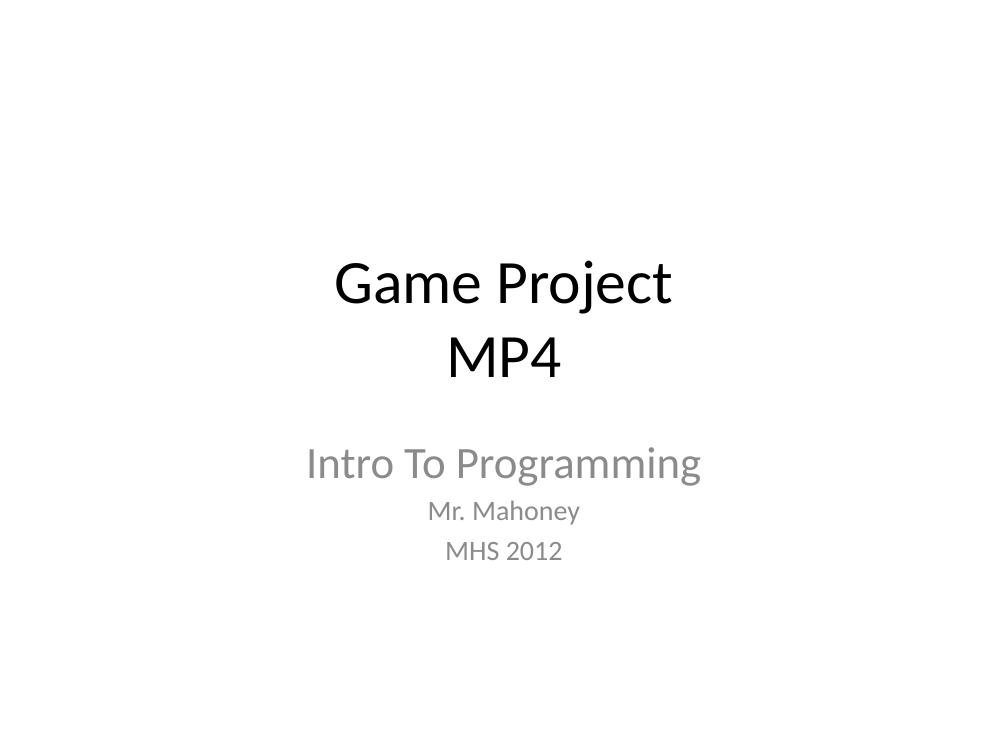
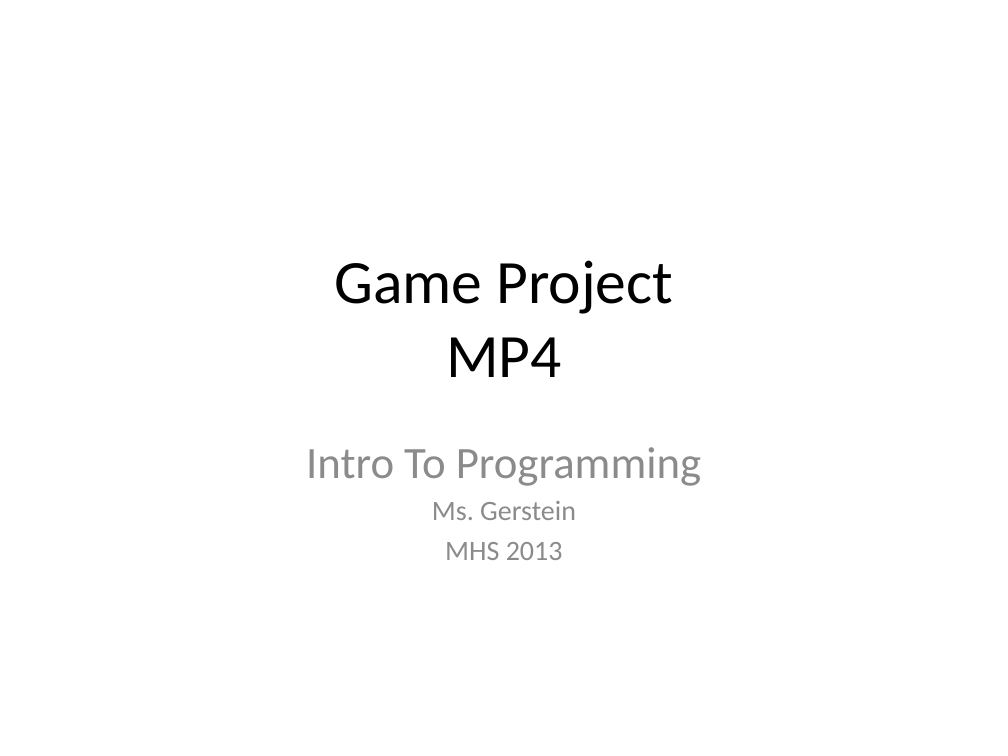
Before and after one commit to mmastropasqua/FinalProject2013, a slide deck: slide 1 of Resources/Game Project Intro.pptx. Drawn at 1008x756 pixels with LibreOffice and Linux fonts; fonts in the diff are those of the drawing. Boxes give left, top, right and bottom in pixels: in the first picture for what was removed or moved away, otherwise in the second. Text is boxed around its words. In the diff, an @@ line names an element or a change of style, - is before the commit and + after.

Commit message:
Correction of typos.

```diff
--- a/Resources/Game Project Intro.pptx
+++ b/Resources/Game Project Intro.pptx
@@ subtitle at box(432, 501, 576, 560): text changed @@
-Mr. Mahoney
-MHS 2012
+Ms. Gerstein
+MHS 2013
```
